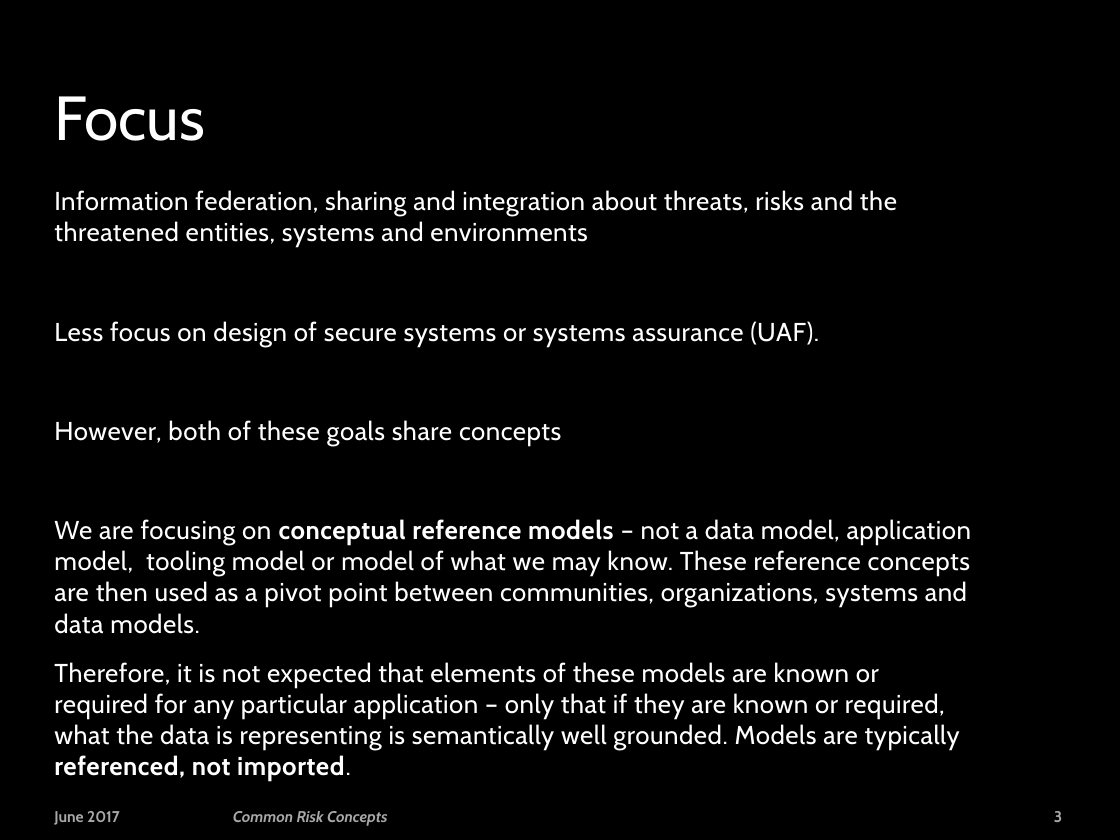
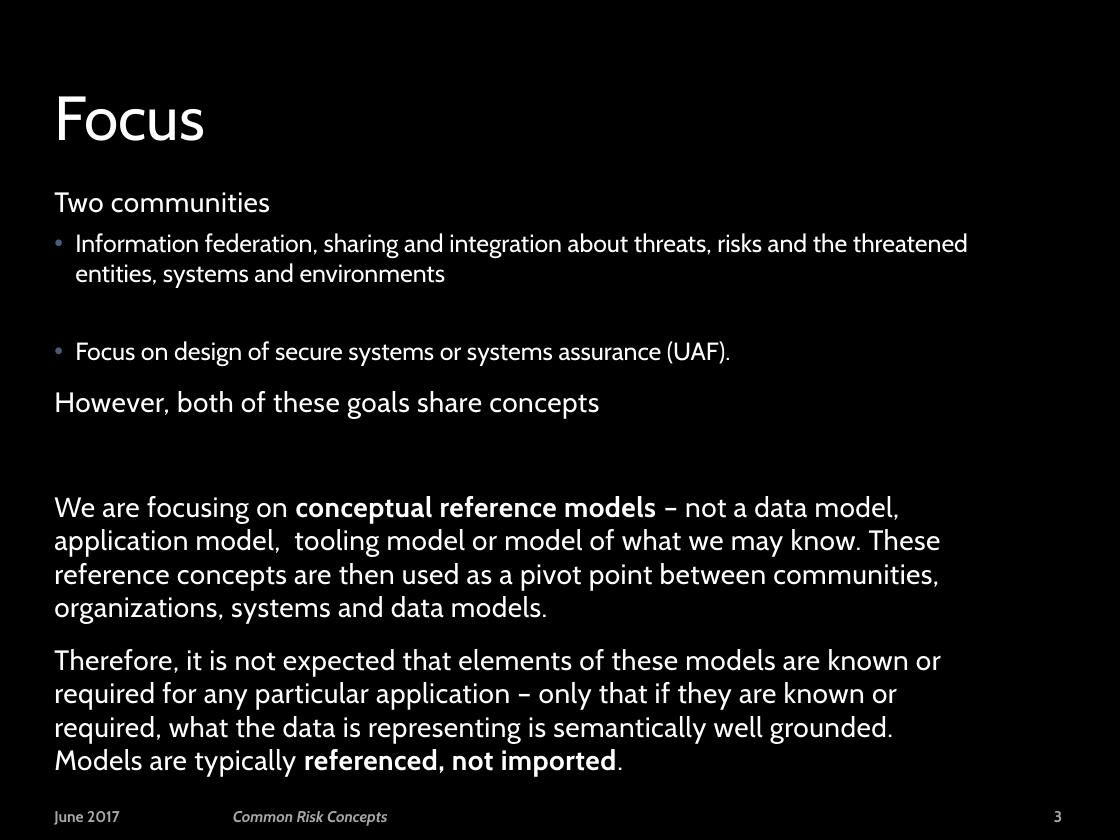
Before and after one commit to ModelDriven/ThreatRisk, a slide deck: slide 3 of Presentations/Risky Business.pptx. Drawn at 1120x840 pixels with LibreOffice and Linux fonts; fonts in the diff are those of the drawing; background and template pictures are left out. Boxes give left, top, right and bottom in pixels: in the first picture for what was removed or moved away, otherwise in the second. Text is boxed around its words. In the diff, an @@ line names an element or a change of style, - is before the commit and + after.

```diff
--- a/Presentations/Risky Business.pptx
+++ b/Presentations/Risky Business.pptx
@@ text at (54,192,270,213): paragraph added @@
+Two communities
@@ text at (54,233,968,777): size 16.6 to 16 pt, letter spacing 0.3 to 0 pt in "Information federation, sharing and integration about threat ..."; size 16.6 to 18 pt in "However, both of these goals share concepts", "We are focusing on conceptual reference models ...", "Therefore, it is not expected that elements ..."; bullet none to •; list level 1 to 2 in "Information federation, sharing and integration ..." @@
@@ text at (75,341,730,366): text changed; size 16.6 to 16 pt @@
-Less focus on design of secure systems or systems assurance (UAF).
+  • Focus on design of secure systems or systems assurance (UAF).
```
Also in this commit, not shown: 4 other slides changed, 4 other files.
